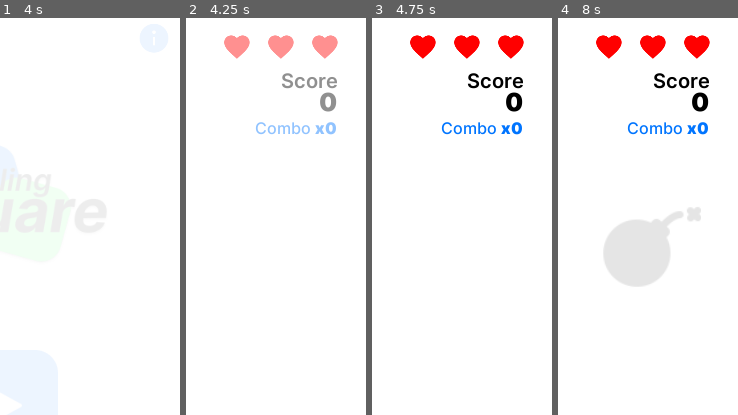
Above: before the commit, frames 1-4 (left to right).
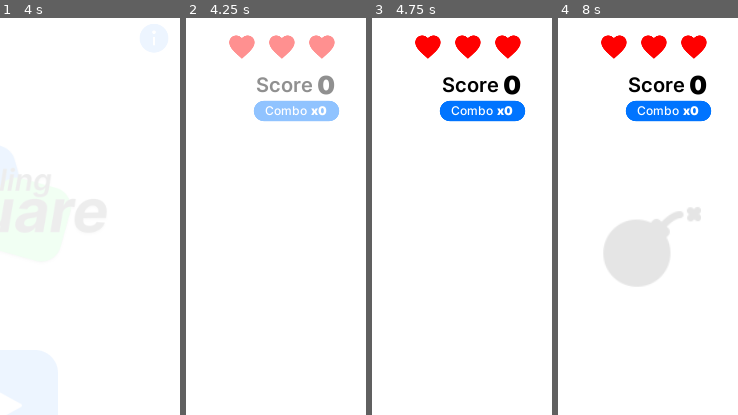
Above: after the commit, the same moments.

Repository: EmilienLeroy/FallingSquare
Game: Godot game, scene res://main.tscn
Same seed, same stepped clock (60 frames per second), same inputs: the game is played once before the commit and once after it.
Inputs (mouse positions are % of the whole screen's width and height, from its top left):
- Up to frame 1 (4 s): click (93, 3) at 0.5 s; move the mouse to (72, 45) at 1.27 s; click (72, 45) at 1.42 s; tap Enter at 2 s; move the mouse to (30, 55) at 2.02 s; click (30, 55) at 2.17 s; click (50, 91) at 2.75 s; click (51, 49) at 3.5 s
- Up to frame 2 (4.25 s): no input
- Up to frame 3 (4.75 s): move the mouse to (60, 28) at 4.27 s; click (60, 28) at 4.42 s
- Up to frame 4 (8 s): tap Space at 5 s; move the mouse to (45, 70) at 5.02 s; click (45, 70) at 5.17 s; tap Enter at 5.75 s; move the mouse to (18, 7) at 5.77 s; click (18, 7) at 5.92 s; move the mouse to (20, 35) at 6.52 s; click (20, 35) at 6.67 s; move the mouse to (75, 7) at 7.27 s; click (75, 7) at 7.42 s
The pictures show only the part of the screen within x 50-100%, y 0-50%; the shares and areas given below are measured in that part.

Frame 1 is identical in both runs. In frame 2, 4.6% of the frame differs, in the area x 21-85%, y 4-30%; in frame 3, 5.0%, in the area x 21-86%, y 4-30%; in frame 4, 5.0%.

Commit message:
💄 Update score and combo style

Diff:
--- a/components/combo.gd
+++ b/components/combo.gd
@@ -2,9 +2,10 @@
 
 var combo = 0 setget set_combo, get_combo;
 
+
 func set_combo(c):
 	combo = c;
-	$HBoxContainer/Value.text = 'x' + str(combo);
+	$Panel/HBoxContainer/Value.text = 'x' + str(combo);
 
 func get_combo():
 	return combo;
--- a/components/combo.tscn
+++ b/components/combo.tscn
@@ -1,39 +1,53 @@
-[gd_scene load_steps=6 format=2]
+[gd_scene load_steps=7 format=2]
 
 [ext_resource path="res://components/combo.gd" type="Script" id=1]
 [ext_resource path="res://assets/fonts/Inter-Medium.ttf" type="DynamicFontData" id=2]
 [ext_resource path="res://assets/fonts/Inter-Black.ttf" type="DynamicFontData" id=3]
 
+[sub_resource type="StyleBoxFlat" id=3]
+bg_color = Color( 0, 0.458824, 1, 1 )
+corner_radius_top_left = 25
+corner_radius_top_right = 25
+corner_radius_bottom_right = 25
+corner_radius_bottom_left = 25
+
 [sub_resource type="DynamicFont" id=1]
+size = 12
 font_data = ExtResource( 2 )
 
 [sub_resource type="DynamicFont" id=2]
+size = 12
 font_data = ExtResource( 3 )
 
 [node name="Combo" type="CanvasLayer"]
 script = ExtResource( 1 )
 
-[node name="HBoxContainer" type="HBoxContainer" parent="."]
-margin_left = 229.0
-margin_top = 95.0
-margin_right = 331.0
-margin_bottom = 135.0
-alignment = 2
+[node name="Panel" type="Panel" parent="."]
+margin_left = 248.0
+margin_top = 88.0
+margin_right = 333.0
+margin_bottom = 108.0
+custom_styles/panel = SubResource( 3 )
 
-[node name="Title" type="Label" parent="HBoxContainer"]
-margin_left = 20.0
-margin_top = 10.0
-margin_right = 76.0
-margin_bottom = 30.0
-custom_colors/font_color = Color( 0, 0.458824, 1, 1 )
+[node name="HBoxContainer" type="HBoxContainer" parent="Panel"]
+anchor_right = 1.0
+anchor_bottom = 1.0
+alignment = 1
+
+[node name="Title" type="Label" parent="Panel/HBoxContainer"]
+margin_left = 11.0
+margin_top = 2.0
+margin_right = 53.0
+margin_bottom = 17.0
+custom_colors/font_color = Color( 1, 1, 1, 1 )
 custom_fonts/font = SubResource( 1 )
 text = "Combo"
 
-[node name="Value" type="Label" parent="HBoxContainer"]
-margin_left = 80.0
-margin_top = 10.0
-margin_right = 102.0
-margin_bottom = 30.0
-custom_colors/font_color = Color( 0, 0.458824, 1, 1 )
+[node name="Value" type="Label" parent="Panel/HBoxContainer"]
+margin_left = 57.0
+margin_top = 2.0
+margin_right = 73.0
+margin_bottom = 17.0
+custom_colors/font_color = Color( 1, 1, 1, 1 )
 custom_fonts/font = SubResource( 2 )
 text = "x0"
--- a/components/heart.tscn
+++ b/components/heart.tscn
@@ -9,8 +9,8 @@
 shader_param/color = null
 
 [node name="MarginContainer" type="MarginContainer"]
-margin_right = 40.0
-margin_bottom = 40.0
+margin_right = 20.0
+margin_bottom = 20.0
 custom_constants/margin_right = 20
 custom_constants/margin_top = 20
 custom_constants/margin_left = 20
@@ -19,6 +19,6 @@
 
 [node name="Sprite" type="Sprite" parent="."]
 material = SubResource( 1 )
-position = Vector2( 21, 20 )
+position = Vector2( 20, 20 )
 scale = Vector2( 0.3, 0.3 )
 texture = ExtResource( 1 )
--- a/components/life.tscn
+++ b/components/life.tscn
@@ -1,14 +1,30 @@
-[gd_scene load_steps=2 format=2]
+[gd_scene load_steps=3 format=2]
 
 [ext_resource path="res://components/life.gd" type="Script" id=2]
+
+[sub_resource type="StyleBoxFlat" id=1]
+bg_color = Color( 0, 0, 0, 0.156863 )
+corner_radius_top_left = 25
+corner_radius_top_right = 25
+corner_radius_bottom_right = 25
+corner_radius_bottom_left = 25
 
 [node name="Life" type="MarginContainer"]
 anchor_left = 1.0
 anchor_right = 1.0
 margin_left = -132.0
+margin_top = 4.0
 margin_bottom = 42.0
 script = ExtResource( 2 )
 
+[node name="Panel" type="Panel" parent="."]
+visible = false
+margin_right = 132.0
+margin_bottom = 38.0
+custom_styles/panel = SubResource( 1 )
+
 [node name="Hearts" type="HBoxContainer" parent="."]
 margin_right = 132.0
-margin_bottom = 42.0
+margin_bottom = 38.0
+custom_constants/separation = 0
+alignment = 1
--- a/components/score.gd
+++ b/components/score.gd
@@ -4,7 +4,7 @@
 
 func set_score(s):
 	score = s;
-	$Value.text = str(score);
+	$HBoxContainer/Value.text = str(score);
 
 func get_score():
 	return score;
--- a/components/score.tscn
+++ b/components/score.tscn
@@ -21,21 +21,30 @@
 [node name="Score" type="CanvasLayer"]
 script = ExtResource( 1 )
 
-[node name="Info" type="Label" parent="."]
-margin_left = 275.0
-margin_top = 55.0
-margin_right = 332.0
-margin_bottom = 80.0
+[node name="HBoxContainer" type="HBoxContainer" parent="."]
+anchor_top = 0.01
+anchor_bottom = 0.041
+margin_left = 214.0
+margin_top = 48.0
+margin_right = 329.0
+margin_bottom = 55.2
+alignment = 2
+
+[node name="Info" type="Label" parent="HBoxContainer"]
+margin_left = 36.0
+margin_top = 3.0
+margin_right = 93.0
+margin_bottom = 28.0
 custom_colors/font_color = Color( 0, 0, 0, 1 )
 custom_fonts/font = SubResource( 2 )
 text = "Score"
 
-[node name="Value" type="Label" parent="."]
-margin_left = 275.0
-margin_top = 73.0
-margin_right = 331.0
-margin_bottom = 105.0
+[node name="Value" type="Label" parent="HBoxContainer"]
+margin_left = 97.0
+margin_right = 115.0
+margin_bottom = 32.0
 custom_colors/font_color = Color( 0, 0, 0, 1 )
 custom_fonts/font = SubResource( 4 )
 text = "0"
 align = 2
+valign = 2
